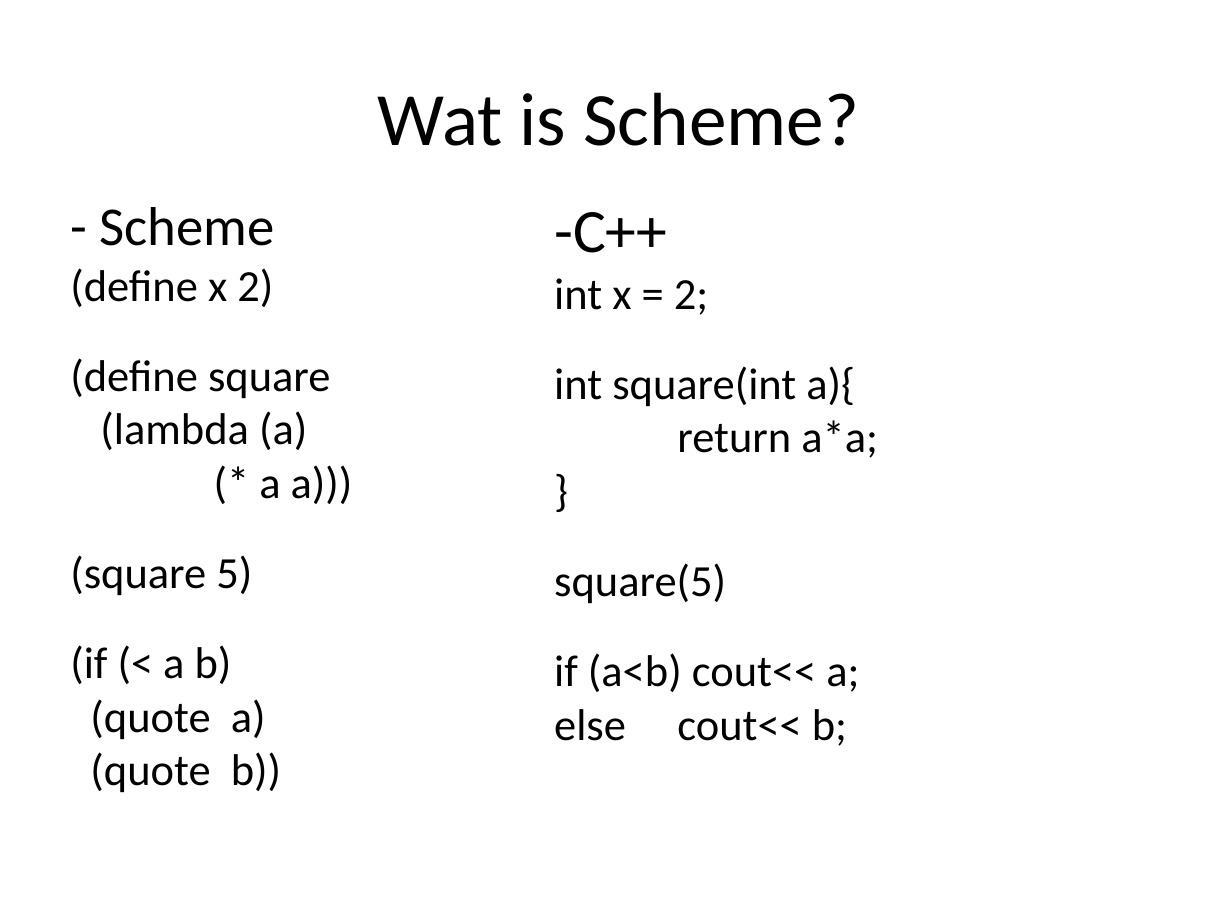
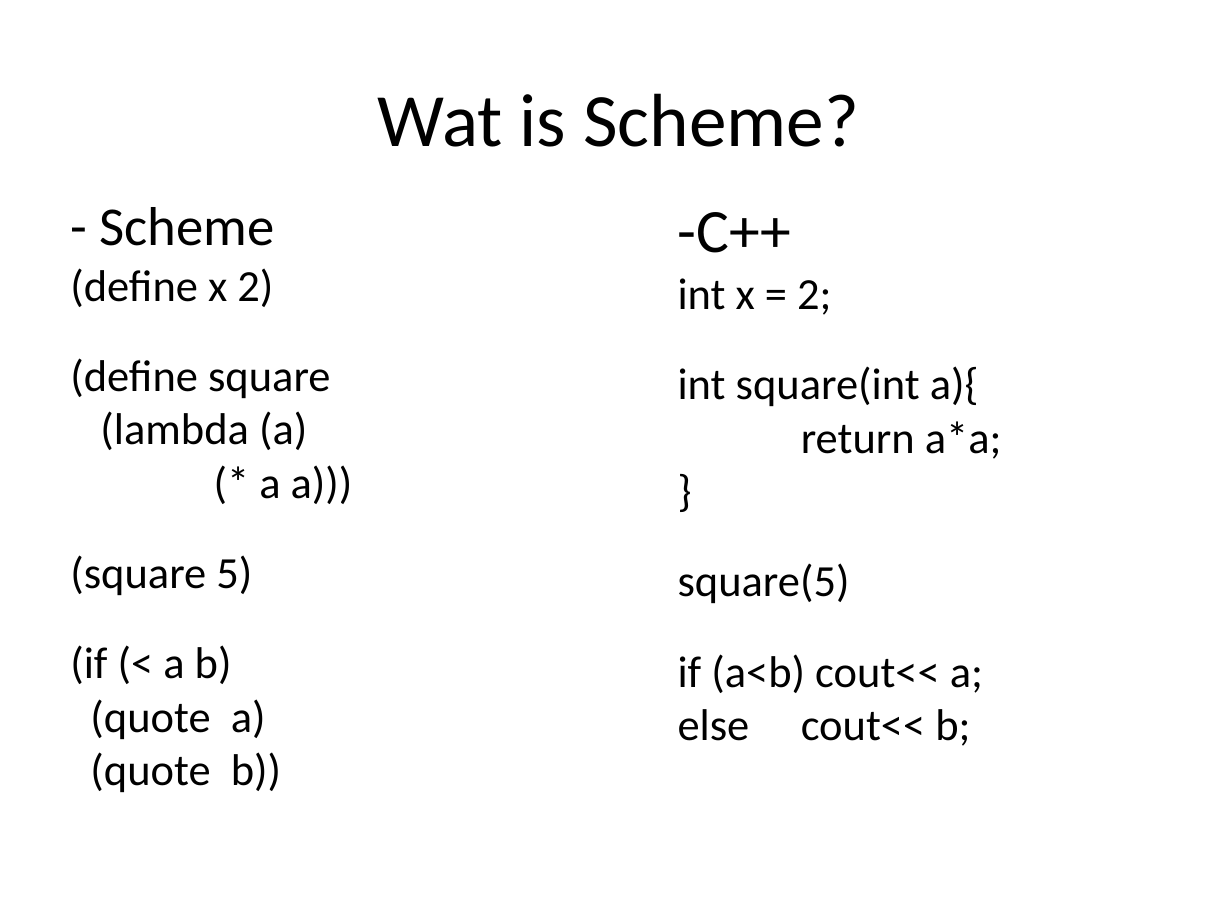
Before and after one commit to desmetr/SchemeInterpreter, a slide deck: slide 5 of Scheme_Interpreter_2.pptx. Drawn at 1232x924 pixels with LibreOffice and Linux fonts; fonts in the diff are those of the drawing. Boxes give left, top, right and bottom in pixels: in the first picture for what was removed or moved away, otherwise in the second. Text is boxed around its words. In the diff, an @@ line names an element or a change of style, - is before the commit and + after.

```diff
--- a/Scheme_Interpreter_2.pptx
+++ b/Scheme_Interpreter_2.pptx
@@ text "-C++": place and size @@
-text "-C++" at [554,212,878,746]
+text "-C++" at [678,212,1002,746]
```
Also in this commit, not shown: 2 other slides changed, 1 other file.
